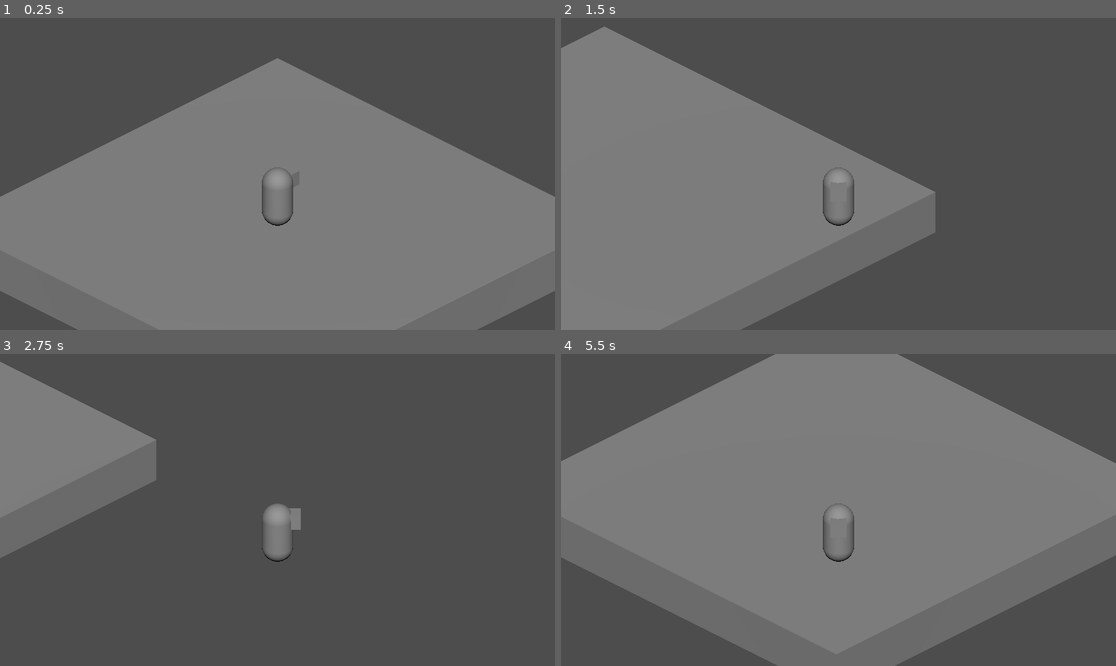
Above: before the commit, frames 1-4 (two rows, left to right).
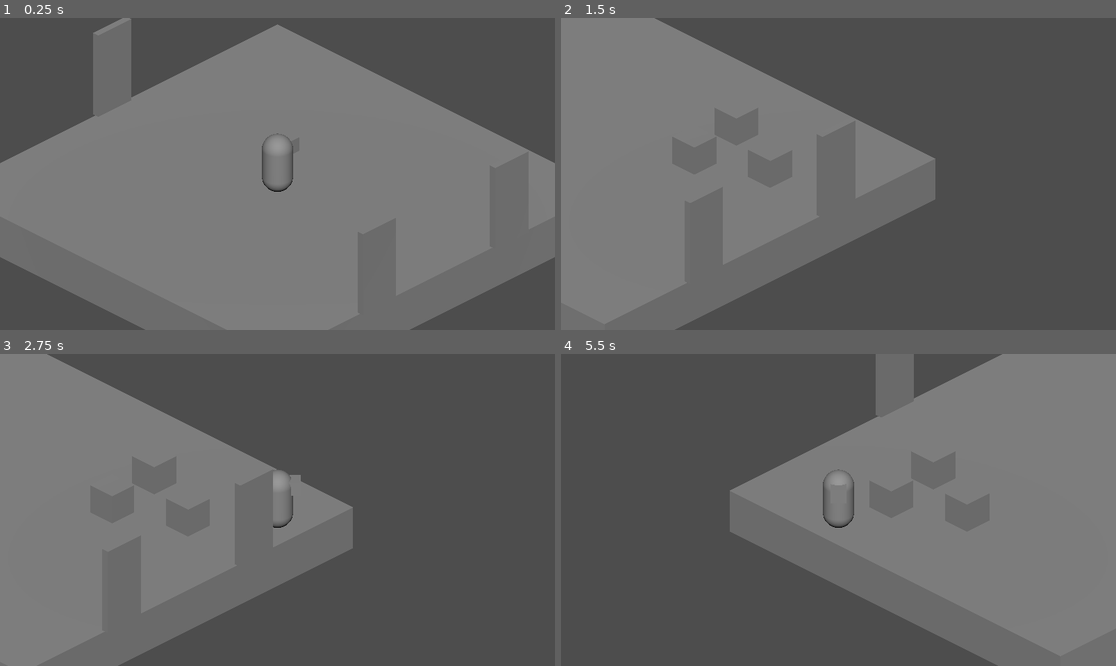
Above: after the commit, the same moments.

Repository: RegahP/gmtk-2026
Game: Godot game, scene res://src/main.tscn
The game is run twice, just before and just after one commit, with the same random seed, the same clock (stepped at 60 frames per second) and the same inputs.
Inputs:
- Up to frame 1 (0.25 s): no input
- Up to frame 2 (1.5 s): tap Enter at 0.5 s; hold Right (move_right) 0.53-1.28 s; hold E (interact, bound only after the commit) 0.53-1.28 s; hold Down (move_back) from 1.28 s (still down); tap E (interact, bound only after the commit) at 1.35 s
- Up to frame 3 (2.75 s): release Down (move_back) at 2.03 s; hold Right (move_right) from 2.03 s (still down); hold E (interact, bound only after the commit) from 2.03 s (still down)
- Up to frame 4 (5.5 s): release Right (move_right) at 2.78 s; release E (interact, bound only after the commit) at 2.78 s; hold Up (move_forward) 2.78-3.53 s; tap E (interact, bound only after the commit) at 2.85, 4.35 s; hold E (interact, bound only after the commit) 3.53-4.28 s; hold Left (move_left) 3.53-5.03 s; hold Down (move_back) from 5.03 s (still down); hold E (interact, bound only after the commit) from 5.03 s (still down)

The runs differ from the first frame. In frame 1, 17% of the frame differs, in the area x 0-100%, y 0-100%; in frame 2, 11%; in frame 3, 31%; in frame 4, 48%.

Commit message:
im tired nigga

Diff:
--- a/gmtk-2026/project.godot
+++ b/gmtk-2026/project.godot
@@ -45,6 +45,11 @@
 , Object(InputEventJoypadMotion,"resource_local_to_scene":false,"resource_name":"","device":-1,"axis":1,"axis_value":-1.0,"script":null)
 ]
 }
+interact={
+"deadzone": 0.2,
+"events": [Object(InputEventKey,"resource_local_to_scene":false,"resource_name":"","device":-1,"window_id":0,"alt_pressed":false,"shift_pressed":false,"ctrl_pressed":false,"meta_pressed":false,"pressed":false,"keycode":0,"physical_keycode":69,"key_label":0,"unicode":101,"location":0,"echo":false,"script":null)
+]
+}
 
 [physics]
 
--- /dev/null
+++ b/gmtk-2026/src/enemySet_0.tscn
@@ -0,0 +1,30 @@
+[gd_scene format=3 uid="uid://c50m2wqcexp8"]
+
+[sub_resource type="BoxMesh" id="BoxMesh_qovca"]
+size = Vector3(0.2, 0.2, 0.2)
+
+[node name="enemySet_0" type="Node3D" unique_id=639514220]
+
+[node name="MeshInstance3D2" type="MeshInstance3D" parent="." unique_id=1125574105]
+transform = Transform3D(1, 0, 0, 0, 1, 0, 0, 0, 1, -0.68873286, 0.1, 0.46291113)
+mesh = SubResource("BoxMesh_qovca")
+
+[node name="MeshInstance3D3" type="MeshInstance3D" parent="." unique_id=1653621476]
+transform = Transform3D(1, 0, 0, 0, 1, 0, 0, 0, 1, -0.15146375, 0.09999988, 0.69301856)
+mesh = SubResource("BoxMesh_qovca")
+
+[node name="MeshInstance3D4" type="MeshInstance3D" parent="." unique_id=201924438]
+transform = Transform3D(1, 0, 0, 0, 1, 0, 0, 0, 1, -0.61671317, 0.1, 0.9157131)
+mesh = SubResource("BoxMesh_qovca")
+
+[node name="MeshInstance3D5" type="MeshInstance3D" parent="." unique_id=1385813072]
+transform = Transform3D(1, 0, 0, 0, 1, 0, 0, 0, 1, 0.3786335, 0.1, -0.8162004)
+mesh = SubResource("BoxMesh_qovca")
+
+[node name="MeshInstance3D6" type="MeshInstance3D" parent="." unique_id=152406744]
+transform = Transform3D(1, 0, 0, 0, 1, 0, 0, 0, 1, 0.9159026, 0.09999988, -0.58609295)
+mesh = SubResource("BoxMesh_qovca")
+
+[node name="MeshInstance3D7" type="MeshInstance3D" parent="." unique_id=445921836]
+transform = Transform3D(1, 0, 0, 0, 1, 0, 0, 0, 1, 0.4506532, 0.1, -0.36339843)
+mesh = SubResource("BoxMesh_qovca")
--- a/gmtk-2026/src/main.tscn
+++ b/gmtk-2026/src/main.tscn
@@ -1,33 +1,23 @@
 [gd_scene format=3 uid="uid://bkf8kfj4bgkkk"]
 
+[ext_resource type="Script" uid="uid://b2m17b7y333ey" path="res://src/scripts/game_manager.gd" id="1_3cfgd"]
+[ext_resource type="PackedScene" uid="uid://c5jxvxuskenln" path="res://src/roomBase.tscn" id="1_5q4o7"]
 [ext_resource type="PackedScene" uid="uid://d2ad2p1i4xtg7" path="res://src/player.tscn" id="1_eewff"]
 [ext_resource type="Script" uid="uid://dcu0akvpcuwk" path="res://src/scripts/camera_3d.gd" id="2_gh0ne"]
-
-[sub_resource type="BoxShape3D" id="BoxShape3D_eewff"]
-size = Vector3(1, 0.1, 1)
-
-[sub_resource type="BoxMesh" id="BoxMesh_gh0ne"]
-size = Vector3(3, 0.3, 3)
+[ext_resource type="PackedScene" uid="uid://c50m2wqcexp8" path="res://src/enemySet_0.tscn" id="3_fyndt"]
 
 [node name="Main" type="Node3D" unique_id=639514220]
+script = ExtResource("1_3cfgd")
+roomBases = Array[PackedScene]([ExtResource("1_5q4o7")])
+enemySets = Array[PackedScene]([ExtResource("3_fyndt")])
 
 [node name="DirectionalLight3D" type="DirectionalLight3D" parent="." unique_id=1302385430]
 transform = Transform3D(0.70710677, -0.49999997, 0.49999997, 0, 0.7071068, 0.7071068, -0.7071068, -0.5, 0.5, 0, 0, 0)
 
-[node name="floor" type="StaticBody3D" parent="." unique_id=874893180]
-transform = Transform3D(1, 0, 0, 0, 1, 0, 0, 0, 1, 0, -0.14999527, 0)
-
-[node name="CollisionShape3D" type="CollisionShape3D" parent="floor" unique_id=252939490]
-transform = Transform3D(3, 0, 0, 0, 3, 0, 0, 0, 3, 0, 0, 0)
-shape = SubResource("BoxShape3D_eewff")
-
-[node name="MeshInstance3D" type="MeshInstance3D" parent="floor" unique_id=1948164620]
-mesh = SubResource("BoxMesh_gh0ne")
-
 [node name="player" parent="." unique_id=1037035893 instance=ExtResource("1_eewff")]
 
 [node name="Camera3D" type="Camera3D" parent="." unique_id=884260794 node_paths=PackedStringArray("follow_target")]
-transform = Transform3D(0.7071068, -0.35355338, 0.61237246, 0, 0.8660254, 0.50000006, -0.7071068, -0.35355338, 0.61237246, 2, 2, 2)
+transform = Transform3D(0.70710677, -0.3535534, 0.6123724, 0, 0.8660254, 0.50000006, -0.70710677, -0.3535534, 0.6123724, 2, 1.75, 2)
 projection = 1
 size = 2.0
 script = ExtResource("2_gh0ne")
--- /dev/null
+++ b/gmtk-2026/src/roomBase.tscn
@@ -0,0 +1,73 @@
+[gd_scene format=3 uid="uid://c5jxvxuskenln"]
+
+[ext_resource type="Script" uid="uid://f51jpmnkwf8o" path="res://src/scripts/room_base.gd" id="1_niymf"]
+[ext_resource type="Script" uid="uid://b6ioxcahnqgnr" path="res://src/scripts/doorData.gd" id="2_ff686"]
+
+[sub_resource type="BoxShape3D" id="BoxShape3D_xvblb"]
+size = Vector3(1, 0.1, 1)
+
+[sub_resource type="BoxShape3D" id="BoxShape3D_niymf"]
+size = Vector3(0.05, 1, 1)
+
+[sub_resource type="BoxMesh" id="BoxMesh_gh0ne"]
+size = Vector3(3, 0.3, 3)
+
+[sub_resource type="BoxMesh" id="BoxMesh_xvblb"]
+size = Vector3(0.05, 0.6, 0.3)
+
+[sub_resource type="SphereShape3D" id="SphereShape3D_ff686"]
+
+[node name="roomBase" type="Node3D" unique_id=639514220]
+script = ExtResource("1_niymf")
+
+[node name="floor" type="StaticBody3D" parent="." unique_id=874893180]
+transform = Transform3D(1, 0, 0, 0, 1, 0, 0, 0, 1, 0, -0.14999527, 0)
+
+[node name="CollisionShape3D" type="CollisionShape3D" parent="floor" unique_id=252939490]
+transform = Transform3D(3, 0, 0, 0, 3, 0, 0, 0, 3, 0, 0, 0)
+shape = SubResource("BoxShape3D_xvblb")
+
+[node name="wallleft" type="CollisionShape3D" parent="floor" unique_id=218306745]
+transform = Transform3D(3, 0, 0, 0, 3, 0, 0, 0, 3, -1.5, 0, 0)
+shape = SubResource("BoxShape3D_niymf")
+
+[node name="wallright" type="CollisionShape3D" parent="floor" unique_id=1713116393]
+transform = Transform3D(3, 0, 0, 0, 3, 0, 0, 0, 3, 1.5, 0, 0)
+shape = SubResource("BoxShape3D_niymf")
+
+[node name="wallfront" type="CollisionShape3D" parent="floor" unique_id=1756795054]
+transform = Transform3D(-1.3113416e-07, 0, -3, 0, 3, 0, 3, 0, -1.3113416e-07, 6.556708e-08, 0, -1.5)
+shape = SubResource("BoxShape3D_niymf")
+
+[node name="wallback" type="CollisionShape3D" parent="floor" unique_id=1693561665]
+transform = Transform3D(-1.3113416e-07, 0, -3, 0, 3, 0, 3, 0, -1.3113416e-07, -6.556708e-08, 0, 1.5)
+shape = SubResource("BoxShape3D_niymf")
+
+[node name="MeshInstance3D" type="MeshInstance3D" parent="floor" unique_id=1948164620]
+mesh = SubResource("BoxMesh_gh0ne")
+
+[node name="entrancedoor" type="MeshInstance3D" parent="floor" unique_id=95359321]
+transform = Transform3D(1, 0, 0, 0, 1, 0, 0, 0, 1, -1.5, 0.45, 0)
+mesh = SubResource("BoxMesh_xvblb")
+
+[node name="exitdoorleft" type="MeshInstance3D" parent="floor" unique_id=1430600400]
+transform = Transform3D(1, 0, 0, 0, 1, 0, 0, 0, 1, 1.5, 0.45, -0.6)
+mesh = SubResource("BoxMesh_xvblb")
+script = ExtResource("2_ff686")
+
+[node name="Area3D" type="Area3D" parent="floor/exitdoorleft" unique_id=1756814616]
+
+[node name="CollisionShape3D" type="CollisionShape3D" parent="floor/exitdoorleft/Area3D" unique_id=177884366]
+shape = SubResource("SphereShape3D_ff686")
+
+[node name="exitdoorright" type="MeshInstance3D" parent="floor" unique_id=1801861095]
+transform = Transform3D(1, 0, 0, 0, 1, 0, 0, 0, 1, 1.5, 0.45, 0.6)
+mesh = SubResource("BoxMesh_xvblb")
+script = ExtResource("2_ff686")
+localDoorId = 1
+nextRoomId = 1
+
+[node name="Area3D" type="Area3D" parent="floor/exitdoorright" unique_id=1500336479]
+
+[node name="CollisionShape3D" type="CollisionShape3D" parent="floor/exitdoorright/Area3D" unique_id=1314771766]
+shape = SubResource("SphereShape3D_ff686")
--- /dev/null
+++ b/gmtk-2026/src/scripts/doorData.gd
@@ -0,0 +1,33 @@
+extends Node3D
+class_name DoorData
+
+@export var localDoorId: int
+@export var nextRoomId: int
+var playerInside: bool
+
+signal entered(localDoorId: int)
+signal exited(localDoorId: int)
+signal picked(nextRoomId: int)
+
+func _ready() -> void:
+	$Area3D.body_entered.connect(_on_door_entered)
+	$Area3D.body_exited.connect(_on_door_exited)
+
+func _process(delta: float) -> void:
+	if playerInside:
+		if Input.is_action_pressed("interact"):
+			print("door picked")
+			picked.emit(nextRoomId)
+			playerInside = false
+
+func _on_door_entered(body: Node3D) -> void:
+	if (body.name == "player"):
+		print("door entered")
+		playerInside = true
+		entered.emit(localDoorId)
+
+func _on_door_exited(body: Node3D) -> void:
+	if (body.name == "player"):
+		print("door exited")
+		playerInside = false
+		exited.emit(localDoorId)
--- /dev/null
+++ b/gmtk-2026/src/scripts/game_manager.gd
@@ -0,0 +1,30 @@
+extends Node3D
+
+@export var roomBases: Array[PackedScene]
+@export var enemySets: Array[PackedScene]
+@export var pedestal: PackedScene
+
+var currRoomBase: Node3D
+var currEnemySet: Node3D
+
+func _ready() -> void:
+	_loadinitroom()
+
+func _loadinitroom() -> void:
+	currRoomBase = roomBases[_randi(roomBases.size())].instantiate()
+	currRoomBase.doorPicked.connect(_loadroom)
+	add_child(currRoomBase)
+	print("loading initroom")
+
+func _loadroom(nextRoomId: int) -> void:
+	if currRoomBase != null: currRoomBase.queue_free()
+	if currEnemySet != null: currEnemySet.queue_free()
+	currRoomBase = roomBases[_randi(roomBases.size())].instantiate()
+	currRoomBase.doorPicked.connect(_loadroom)
+	currEnemySet = enemySets[_randi(enemySets.size())].instantiate()
+	add_child(currRoomBase)
+	add_child(currEnemySet)
+	print("loading nextroom of id " + str(nextRoomId))
+
+func _randi(size: int) -> int:
+	return randi() % size
--- /dev/null
+++ b/gmtk-2026/src/scripts/room_base.gd
@@ -0,0 +1,15 @@
+extends Node3D
+
+@onready var doorLeft: DoorData = $floor/exitdoorleft
+@onready var doorRight: DoorData = $floor/exitdoorright
+
+signal doorPicked(nextRoomId: int)
+
+func _ready() -> void:
+	doorLeft.picked.connect(_loadroomdoor)
+	doorRight.picked.connect(_loadroomdoor)
+
+func _loadroomdoor(nextRoomId: int) -> void:
+	print(doorLeft != null)
+	print("loading room " + str(nextRoomId))
+	doorPicked.emit(nextRoomId)
Not shown, added: gmtk-2026/src/scripts/doorData.gd.uid
Not shown, added: gmtk-2026/src/scripts/game_manager.gd.uid
Not shown, added: gmtk-2026/src/scripts/room_base.gd.uid
